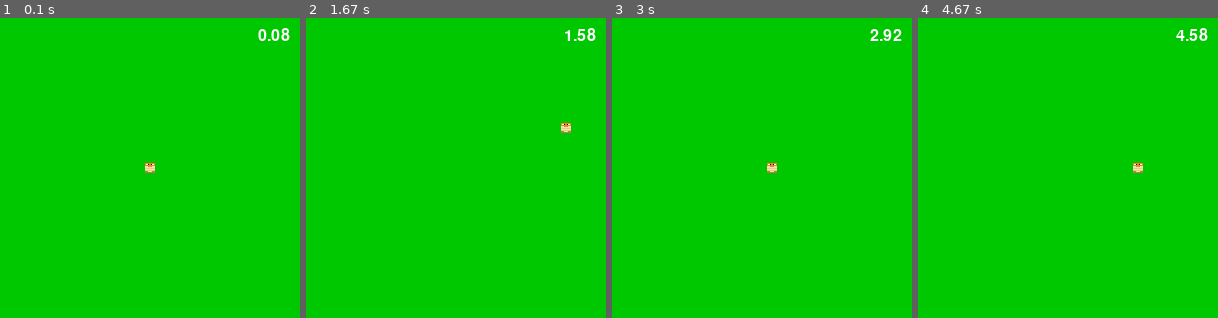
Above: before the commit, frames 1-4 (left to right).
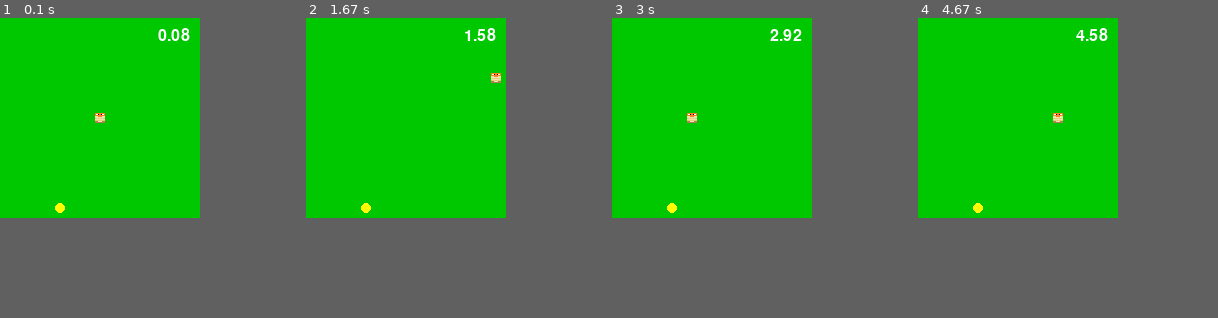
Above: after the commit, the same moments.

Repository: b5050d/reinforcement
Game: pygame game, started from medium/environment.py
The game is run twice, just before and just after one commit, with the same random seed, the same clock (stepped at 60 frames per second) and the same inputs.
Inputs:
- Up to frame 1 (0.1 s): no input
- Up to frame 2 (1.67 s): hold D 0.33-0.8 s; hold W 0.83-1.13 s; hold D 1.17-1.63 s
- Up to frame 3 (3 s): hold A 1.67-2.2 s; hold S 2.23-2.53 s; hold A 2.57-2.97 s
- Up to frame 4 (4.67 s): hold W 3-3.37 s; hold D 3.4-4.03 s; hold S 4.07-4.43 s; hold A from 4.47 s (still down)
In our replay, the window is 300x300 before the commit and 200x200 after it. These sizes can differ from the game's own. Grey fills any space a smaller window leaves; there, only what the larger window draws over its background counts as a difference.

The runs differ from the first frame. In frame 1, 0.8% of the frame differs, in the area x 18-97%, y 3-65%; in frame 2, 0.7%; in frame 3, 0.8%; in frame 4, 0.8%.

Commit message:
Started training and it seems like its learning super fast

Diff:
--- a/medium/simulation.py
+++ b/medium/environment.py
@@ -1,92 +1,19 @@
-# Simplify and Scale
+"""
+The Actual Simulation is made here
+
+The user can run this script to play the game
+"""
 
 # Handle Imports
 import pygame
 from collections import deque
 from resources import sprite_path
 import sys
-
-# import random
-
-# # Set the seed
-# random.seed(42)
-
-# # Generate 10 random numbers
-# numbers = [random.random() for _ in range(10)]
-
-# print(numbers)
-
-
-
-
-# import numpy as np
-
-# rng = np.random.default_rng(seed=42)
-# numbers = rng.random(10)
-
-# print(numbers)
-
-# def get_random_foods(width, height, num = 10):
-#     """
-#     Get a random arrangement of foods about the arena
-#     """
-#     foods = {}
-#     for i in range(num):
-#         stop_condition = False
-#         while not stop_condition:
-#             x = np.random.randint(20, width- 20)
-#             y = np.random.randint(20, height - 20)
-#             rand_pos = (x, y)
-#             if rand_pos not in foods:
-#                 stop_condition = True
-#                 foods[rand_pos] = 1
-#     return foods
-
-# def encode_foods(player_x, player_y, foods):
-#     """
-#     Encode the foods dictionary into an observation space
-#     digestible by the model
-#     """
-
-#     diffs_active = []
-#     keys_active = []
-
-#     diffs_inactive = []
-#     keys_inactive = []
-#     for fpos in foods.keys():
-#         if foods[fpos] ==  1:
-#             diffs_active.append(find_euclidean_distance([player_x, player_y], fpos))
-#             keys_active.append(fpos)
-#         else:
-#             diffs_inactive.append(find_euclidean_distance([player_x, player_y], fpos))
-#             keys_inactive.append(fpos)
-
-#     sorted_pairs_active = sorted(zip(diffs_active, keys_active))
-#     sorted_pairs_inactive = sorted(zip(diffs_inactive, keys_inactive))
-
-#     foods_array = []
-
-#     # Add the players position here
-#     foods_array.append(player_x/WIDTH)
-#     foods_array.append(player_y/HEIGHT)
-
-#     for euc, fpos in sorted_pairs_active:
-#         dx, dy = find_x_y_delta([player_x, player_y], fpos)
-#         foods_array.append(normalize_delta(WIDTH, dx))
-#         foods_array.append(normalize_delta(HEIGHT, dy))
-#         foods_array.append(foods[fpos])
-
-#     for euc, fpos in sorted_pairs_inactive:
-#         dx, dy = find_x_y_delta([player_x, player_y], fpos)
-#         foods_array.append(normalize_delta(WIDTH, dx))
-#         foods_array.append(normalize_delta(HEIGHT, dy))
-#         foods_array.append(foods[fpos])
-
-#     # print(foods_array)
-#     assert max(foods_array) <= 1
-#     assert min(foods_array) >= 0
-
-#     return np.array(foods_array, dtype=np.float32)
+from food_matrix import (
+    get_random_food_positions,
+    compute_directional_signals
+)
+from spatial_methods import find_euclidean_distance
 
 
 class Environment():
@@ -113,10 +40,11 @@
         # Super small
         self.N_FOODS = 1
         self.RANDOM_TYPE = "fixed"
-        self.ARENA_SIZE = 30
+        self.ARENA_SIZE = 20
         self.PLAYER_SPEED = 1
         self.FPS = 12
         self.RENDER_MULT = 10
+        self.PLAYER_RADIUS = .5
 
         # # Original 300x300
         # self.N_FOODS = 10
@@ -126,9 +54,7 @@
         # self.FPS = 120
         # self.RENDER_MULT = 1
 
-
         self.player_position = [self.ARENA_SIZE//2, self.ARENA_SIZE//2]
-
 
     def set_up_game(self):
         """
@@ -167,6 +93,9 @@
         self.screen.blit(self.player_image, self.player_rect)
 
         # Now draw the foods
+        for f in self.foods:
+            render_pos = (f[0]*self.RENDER_MULT, f[1]*self.RENDER_MULT)
+            pygame.draw.circle(self.screen, self.YELLOW, render_pos, 5)
 
         # Increment the clock
         self.clock.tick(self.FPS)
@@ -188,11 +117,12 @@
         Reset the game
         """
         # Reset the player position to the center
+        self.player_position = [self.ARENA_SIZE//2, self.ARENA_SIZE//2]
 
         # Reset the foods
         if self.RANDOM_TYPE == "fixed":
             # Load a fixed randomness
-            pass
+            self.foods = get_random_food_positions(self.ARENA_SIZE, self.N_FOODS, 42)
         elif self.RANDOM_TYPE == "semi-random":
             # Load a semi random
             pass
@@ -201,6 +131,8 @@
             pass
         else:
             raise Exception("Error, unrecognized random type or not set")
+
+        return compute_directional_signals(self.player_position, self.foods)
 
     def perform_action(self, action):
         """
@@ -245,15 +177,32 @@
         """
         Perform an Action and Progress the game
         """
+        reward = 0
 
         # Perform action
         self.perform_action(action)
 
         # Check if we have reached a food
+        foods = []
+        for f in self.foods:
+            dist = find_euclidean_distance(f, self.player_position)
+
+            if dist <= self.PLAYER_RADIUS:
+                pass
+                reward += 1
+            else:
+                foods.append(f)
+        self.foods = foods
+
+        if self.foods == []:
+            done = True
+        else:
+            done = False
 
         # Update Observation Space
-
-        return 0, 0, False
+        next_state = compute_directional_signals(self.player_position, self.foods)
+
+        return next_state, reward, done
 
     def handle_keypresses(self):
         """
@@ -323,12 +272,13 @@
             total_reward+=reward
 
             self.update_game_rendering()
-        # Rendering Steps
-        for f in self.foods:
-            pass
-
-        if done:
-            pass
+
+            # Rendering Steps
+            for f in self.foods:
+                pass
+
+            if done:
+                break
 
         # Print the end stats to let the player know how they did!
 
--- a/medium/food_matrix.py
+++ b/medium/food_matrix.py
@@ -1,25 +1,9 @@
 
 import math
-
-# import random
-
-# # Set the seed
-# random.seed(42)
-
-# # Generate 10 random numbers
-# numbers = [random.random() for _ in range(10)]
-
-# print(numbers)
+import numpy as np
+from spatial_methods import find_x_y_delta, find_euclidean_distance
 
 
-# import numpy as np
-
-# rng = np.random.default_rng(seed=42)
-# numbers = rng.random(10)
-
-# print(numbers)
-
-import numpy as np
 def get_random_matrix(size, n_foods, seed):
     assert type(size) is int
     assert type(seed) is int
@@ -47,8 +31,11 @@
     for i in range(n_foods):
         # Generate a new food position
         # TODO - make sure the food dont appear on the very edge of the map
-        x = np.random.randint(0, size)
-        y = np.random.randint(0, size)
+        try:
+            x = np.random.randint(0, size)
+            y = np.random.randint(0, size)
+        except:
+            raise Exception("Already in the ")
         food_positions.append((x, y))
     return food_positions
 
@@ -80,9 +67,9 @@
     return bins
 
 
-def compute_directional_signals(dx, dy, draw_dist):
+def compute_directional_signal(dx, dy, euclid):
     """
-    Compute the directional signal for a spec
+    Compute the directional signal for a specific food, given dy dx
     """
     result = [0] * 8
     # 0 = up , 1 = ur, 2= r, 3 = dr, 4 = d, 5 = dl, 6 = l, 7 = ul
@@ -91,10 +78,44 @@
     theta = heading_from_dxdy(dx, dy)
 
     # Get the strength
-    dist = math.sqrt((dx**2) + (dy**2))
+    dist = euclid
     strength = 1/(dist**.9) # signal decay
 
     # Perform Angular binning
     result = distribute_signal_to_bins(theta, strength)
 
     return result
+
+
+def compute_directional_signals(player_pos, food_positions):
+    """
+
+    """
+    if len(food_positions) == 0:
+        return [0]*8
+    signals = []
+    for f in food_positions:
+        dx, dy = find_x_y_delta(player_pos, f)
+        euclid = find_euclidean_distance(player_pos, f)
+
+        signal = compute_directional_signal(dx, dy, euclid)
+        signals.append(signal)
+
+    summed_signal = []
+    for i in range(len(signals[0])):
+        sum = 0
+        for s in signals:
+            sum+=s[i]
+        summed_signal.append(sum)
+
+    # normalize the summed signal
+    normalized_summed_signal = []
+    for s in summed_signal:
+        if s < 0:
+            raise Exception
+        elif s > 1:
+            normalized_summed_signal.append(1)
+        else:
+            normalized_summed_signal.append(s)
+
+    return normalized_summed_signal
--- a/medium/model.py
+++ b/medium/model.py
@@ -2,15 +2,19 @@
 Neural network model and associated methods
 """
 
-import torch
+
 import torch.nn as nn
-import torch.optim as optim
+
 
 class DQN(nn.Module):
+    """
+    Simple NN to train on our little reinforcement
+    learning simulation
+    """
     def __init__(self):
         super().__init__()
         self.model = nn.Sequential(
-            nn.Linear(32, 64),
+            nn.Linear(8, 64),
             nn.ReLU(),
             nn.Linear(64, 64),
             nn.ReLU(),
--- /dev/null
+++ b/medium/model_management.py
@@ -0,0 +1,53 @@
+import os
+import json
+import torch
+
+
+def save_ai_run(foods, actions, run_iter, run_tag):
+    """
+    Save an AI run to the archive
+    """
+    assert type(foods) is dict
+    assert type(actions) is list
+    assert type(actions[0]) is int
+
+    run = {}
+    run["foods"] = foods
+    run["actions"] = actions
+
+    run_iter = f"{run_iter:04d}"
+
+    filepath = os.path.join(os.path.dirname(__file__), "stored", f"{run_tag}_{run_iter}.pkl")
+
+    with open(filepath, "w") as f:
+        json.dump(run, f)
+    assert os.path.exists(filepath)
+
+
+def save_ai_model(model, model_tag, model_num):
+    """
+    Save the AI model for future re-use
+    """
+    filepath = os.path.join(os.path.dirname(__file__), "stored", f"{model_tag}_{model_num:04d}.pth")
+    torch.save(model.state_dict(), filepath)
+
+
+def load_ai_model(model_class, filepath):
+    """
+    Load an existing AI model into evaluation mode to see how it does
+    """
+    assert os.path.exists(filepath)
+    model = model_class
+    model.load_state_dict(torch.load(filepath))
+    model.eval
+
+
+def load_ai_run(run_iter, run_tag):
+    """
+    Load an AI run to see how it has done
+    """
+    run_iter = f"{run_iter:04d}"
+    filepath = os.path.join(os.path.dirname(__file__), "stored", f"{run_tag}_{run_iter}.pkl")
+    with open(filepath, "rb") as f:
+        ans = json.load(f)
+    return ans
--- a/medium/model_training.py
+++ b/medium/model_training.py
@@ -3,18 +3,49 @@
 """
 
 
+from environment import Environment
+from model import DQN
+import torch
+import torch.nn as nn
+import torch.optim as optim
+from collections import deque
+import time
+import random
+import numpy as np
+import pygame
 
 
 def training_loop():
+    """
+    Train the model on the environment
+    """
+
+    LEARNING_RATE = 1e-3
+
+    total_steps = 0
+
+    EVALUATION_INTERVAL = 10
+    TARGET_UPDATE_N = 5 # Update the target network every N episodes
+
+    # Establish the Environment to re-use
     env = Environment()
 
+    replay_buffer = deque(maxlen=10000)
+    batch_size = 64
+    gamma = .99
+    epsilon = 1.0
+    epsilon_decay = .995
+    epsilon_min = .1
+    episodes = 100
+    max_episode_steps = 2000
+
     # device = torch.device("cuda" if torch.cuda.is_available() else "cpu")
-    device = "cpu"
+    device = "cpu" # CPU is faster on this simple simulation
     print(f"Using device: {device}")
 
+    # Set up the Training Network
     nnet = DQN()
     nnet.to(device)
-    LEARNING_RATE = 1e-3
     optimizer = optim.Adam(nnet.parameters(), lr = LEARNING_RATE)
     loss_fn = nn.MSELoss()
 
@@ -23,31 +54,7 @@
     nnet_target.load_state_dict(nnet.state_dict())
     nnet_target.eval()  # no gradients needed
 
-    replay_buffer = deque(maxlen=10000)
-    batch_size = 64
-    gamma = .99
-    epsilon = 1.0
-    epsilon_decay = .995
-    epsilon_min = .1
-    episodes = 1000
-
-    total_steps = 0
-
-    EVALUATION_INTERVAL = 10
-    TARGET_UPDATE_N = 5 # Update the target network every N episodes
-
-    run_tag = "20250712fifth"
-    # The second had a stronger reward
-    # reward = (-1 * difference * (((-.1/ARENA_SIZE) * min_euclid) + .1))
-    # Run 60 of the second was pretty good
-
-    # The third had a weaker signal to hopefully to get it to realize how nice it is to find the foods
-    # reward = .3 * (-1 * difference * (((-.1/ARENA_SIZE) * min_euclid) + .1))
-
-    # The fourth was heavily punished for visiting the same tile more than 10x times (not a great solution)
-
-    # fifth same as fourth but training on more games
-
+    # Loop Through the specified amount of episodes
     for ep in range(episodes):
         start_time = time.time()
         print(f"Beginning Episode: {ep}")
@@ -55,7 +62,7 @@
         total_reward = 0
 
         action_history = []
-        for t in range(2000):
+        for t in range(max_episode_steps):
             if random.random() < epsilon:
                 action = random.randint(0, 7)
             else:
@@ -113,17 +120,16 @@
         print(f"Episode {ep}, reward: {total_reward:.2f}, epsilon: {epsilon:.3f}")
         print(f"Episode Run time = {round(time.time() - start_time, 3)}")
 
-        # Save the run every 10
+        # Save the run every so often
         if ep%EVALUATION_INTERVAL == 0:
-            # tag = "closer_bigbig_reward"
-            # save_ai_run(env.foods, action_history, ep, tag)
-            # save_ai_model(nnet, tag, ep)
             evaluation_loop(run_tag, env, ep, nnet)
-
             pygame.quit()
 
 
 def evaluation_loop(run_tag, env, ep, nnet):
+    """
+    Simple Evaluation Loop for the training of our model
+    """
     print("Running Evaluation Loop")
     nnet.eval()
 
@@ -131,7 +137,7 @@
     total_reward = 0
     for epi in range(episodes):
         # Reset the env
-        state = env.reset_to_eval()
+        state = env.reset()
         done = False
 
         action_history = []
@@ -153,11 +159,7 @@
     avg_reward = total_reward / episodes
     print(f"[Eval] Avg reward over {episodes} eval runs: {avg_reward:.2f}")
 
-    # TODO - Save the model
-    print("Information for saving model:")
-    print(f"Ep: {ep}")
-    print(f"run tag: {run_tag}")
-    save_ai_run(env.foods, action_history, ep, run_tag)
-    save_ai_model(nnet, run_tag, ep)
+    nnet.train() # Set it back in training mode
 
-    nnet.train() # Set it back in training mode
+if __name__ == "__main__":
+    training_loop()
--- a/medium/scratch.py
+++ b/medium/scratch.py
@@ -1,27 +1,27 @@
-# import math
+import math
 
-# def distribute_signal_to_bins(angle, strength):
-#     angle = angle % (2 * math.pi)
-#     bins = [0.0] * 8
+def distribute_signal_to_bins(angle, strength):
+    angle = angle % (2 * math.pi)
+    bins = [0.0] * 8
 
-#     # scale angle to bin space (0 to 8)
-#     index_f = angle / (math.pi / 4)  # 45° per bin
-#     lower_bin = int(index_f) % 8
-#     upper_bin = (lower_bin + 1) % 8
-#     frac = index_f - lower_bin
+    # scale angle to bin space (0 to 8)
+    index_f = angle / (math.pi / 4)  # 45° per bin
+    lower_bin = int(index_f) % 8
+    upper_bin = (lower_bin + 1) % 8
+    frac = index_f - lower_bin
 
-#     # distribute signal proportionally
-#     bins[lower_bin] = (1 - frac) * strength
-#     bins[upper_bin] = frac * strength
+    # distribute signal proportionally
+    bins[lower_bin] = (1 - frac) * strength
+    bins[upper_bin] = frac * strength
 
-#     return bins
+    return bins
 
 
 
-# ans = distribute_signal_to_bins((math.pi/2)/3, 1)
-# print(ans)
+ans = distribute_signal_to_bins(0, 1)
+print(ans)
 
-draw_dist = 20
+# draw_dist = 20
 
 # 1 = 1
 # 20 = 0
--- a/medium/test_food_matrix.py
+++ b/medium/test_food_matrix.py
@@ -6,7 +6,8 @@
 from food_matrix import (
     get_random_food_positions,
     heading_from_dxdy,
-    compute_directional_signals,
+    distribute_signal_to_bins,
+    compute_directional_signal,
 )
 
 def test_get_random_food_positions():
@@ -24,6 +25,7 @@
     ans2 = get_random_food_positions(10, 3, 42)
     for a1, a2 in zip(ans, ans2):
         assert a1 == a2
+
 
 def test_heading_from_dxdy():
     """
@@ -55,7 +57,7 @@
     assert ans == 3*math.pi/2
 
 
-def test_compute_directional_signal():
+def test_compute_directional_signals():
     """
     Compute the directional signal for a spec
     """
@@ -63,7 +65,7 @@
     dy = 0
     draw = 10
 
-    ans = compute_directional_signals(dx, dy, draw)
+    ans = compute_directional_signal(dx, dy, draw)
     assert type(ans) is list
     # 0 = up , 1 = ur, 2= r, 3 = dr, 4 = d, 5 = dl, 6 = l, 7 = ul
     # Check that there is signal only in the 2 index
@@ -72,3 +74,37 @@
             assert ans[i] > 0
         else:
             assert ans[i] == 0
+
+
+def test_distribute_signal_to_bins():
+    ans = distribute_signal_to_bins(0, 1)
+    assert ans == [1, 0, 0, 0, 0, 0, 0, 0]
+
+    ans = distribute_signal_to_bins(math.pi/4, 1)
+    assert ans == [0, 1, 0, 0, 0, 0, 0, 0]
+
+    ans = distribute_signal_to_bins(math.pi/2, 1)
+    assert ans == [0, 0, 1, 0, 0, 0, 0, 0]
+
+    ans = distribute_signal_to_bins(3*math.pi/4, 1)
+    assert ans == [0, 0, 0, 1, 0, 0, 0, 0]
+
+    ans = distribute_signal_to_bins(math.pi, 1)
+    assert ans == [0, 0, 0, 0, 1, 0, 0, 0]
+
+    ans = distribute_signal_to_bins(5*math.pi/4, 1)
+    assert ans == [0, 0, 0, 0, 0, 1, 0, 0]
+
+    ans = distribute_signal_to_bins(3*math.pi/2, 1)
+    assert ans == [0, 0, 0, 0, 0, 0, 1, 0]
+
+    ans = distribute_signal_to_bins(7*math.pi/4, 1)
+    assert ans == [0, 0, 0, 0, 0, 0, 0, 1]
+
+    ans = distribute_signal_to_bins(1.9172391, 1)
+    zero_count = 0
+    for a in ans:
+        if a == 0:
+            zero_count += 1
+    assert zero_count == 6
+    assert sum(ans) == 1
Empty file added: medium/test_model_management.py
